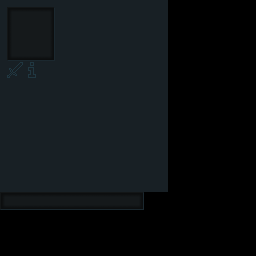
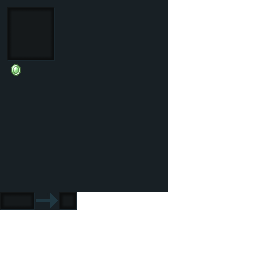
The second w=256, h=256 image is a revision of the first. Changes to its layers:
added group "Villager Trade" with 14 layers above "Mob Handler" over [0, 0, 256, 256]
added group "Shading" (1st of 2, in "Villager Trade") with 10 layers in group "Villager Trade" over [7, 62, 76, 209]
added layer "Gradient Fill 4" (2nd of 3, in "Villager Trade" › "Shading") in group "Shading" over [31, 193, 76, 197]
added layer "Gradient Fill 3" (2nd of 4, in "Villager Trade" › "Shading") in group "Shading" over [73, 195, 76, 207]
added layer "Gradient Fill 3" (3rd of 4, in "Villager Trade" › "Shading") in group "Shading" over [31, 195, 34, 207]
added layer "Gradient Fill 1" (2nd of 4, in "Villager Trade" › "Shading") in group "Shading" over [60, 195, 63, 207]
added layer "Gradient Fill 2" (2nd of 3, in "Villager Trade" › "Shading") in group "Shading" over [31, 205, 76, 209]
added layer "Emerald" in group "Villager Trade" over [11, 64, 21, 76]
added layer "VillagerTrades" (1st of 2, in "Villager Trade") in group "Villager Trade" over [7, 62, 168, 210]
added group "Mob Handler" with 12 layers over [0, 0, 256, 256]
hid group "Shading" (2nd of 2, in "Mob Handler") (8 layers), moved it into group "Mob Handler" over [7, 62, 143, 209]
removed layer "Layer 3" over [7, 62, 36, 78]
hid "Layer 2", moved it into group "Mob Handler" over [7, 62, 168, 210]
hid "Layer 1", moved it into group "Mob Handler" over [0, 0, 256, 256]
